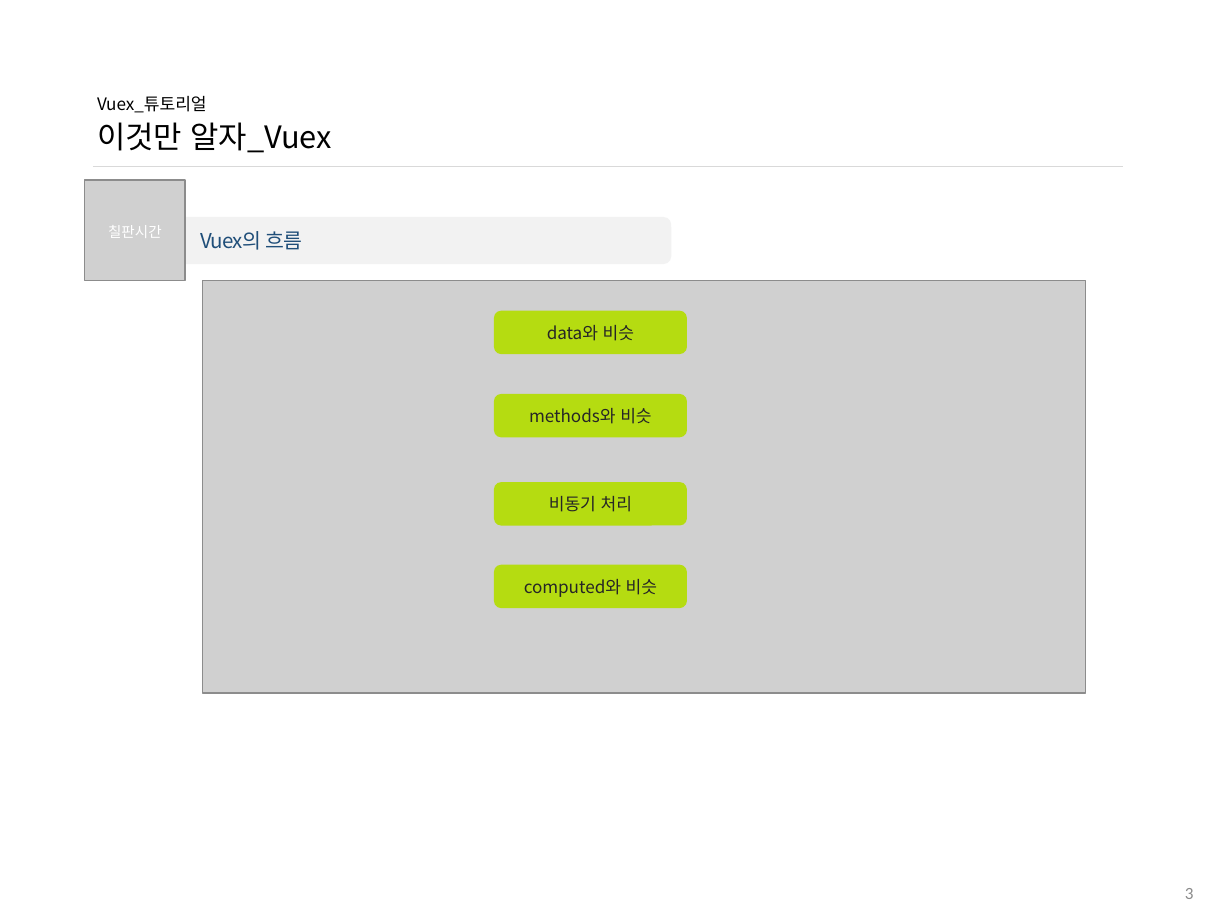
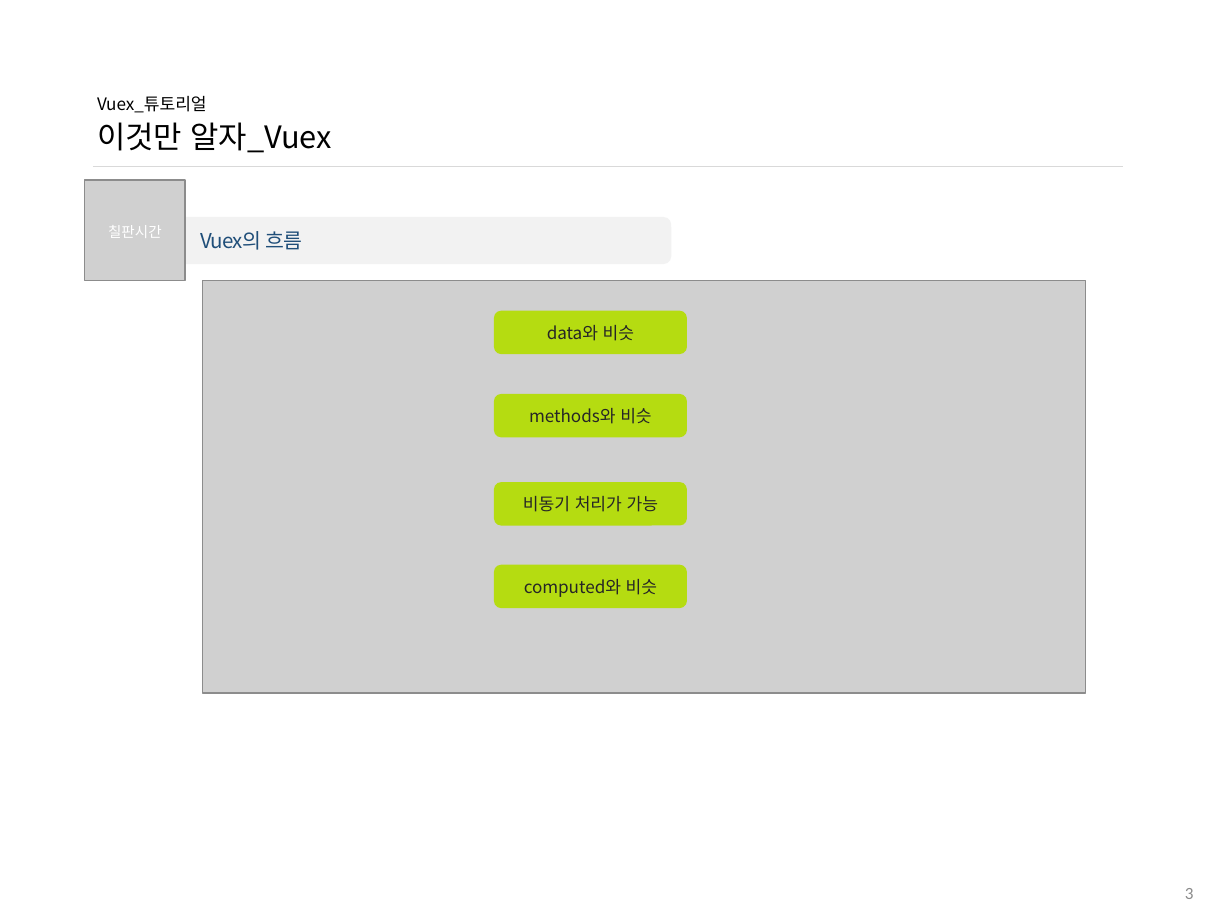
Before and after one commit to ddowon/vueStudy, a slide deck: slide 4 of 01.참고자료/191010_Vuex 튜토리얼.pptx. Drawn at 1232x924 pixels with LibreOffice and Linux fonts; fonts in the diff are those of the drawing; grey boxes stand for pictures; background and template pictures are left out. Boxes give left, top, right and bottom in pixels: in the first picture for what was removed or moved away, otherwise in the second. Text is boxed around its words. In the diff, an @@ line names an element or a change of style, - is before the commit and + after.

Commit message:
10월 22일 8차 Vuex 스터디 자료 업데이트

```diff
--- a/01.참고자료/191010_Vuex 튜토리얼.pptx
+++ b/01.참고자료/191010_Vuex 튜토리얼.pptx
@@ text in rounded rectangle at (523,496,658,512): text changed @@
-비동기 처리
+비동기 처리가 가능
```
Also in this commit, not shown: 7 other slides changed, 22 slides added.
